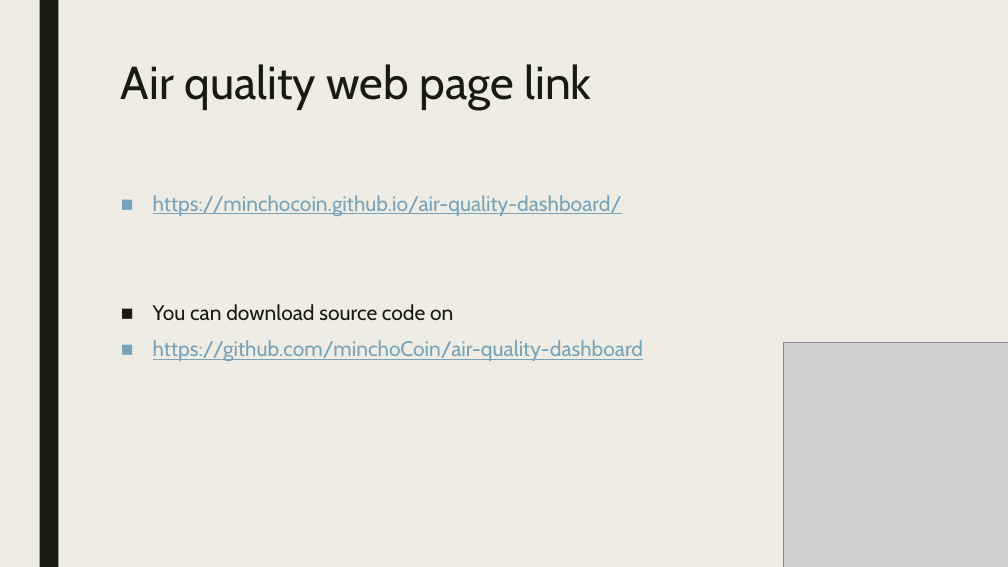
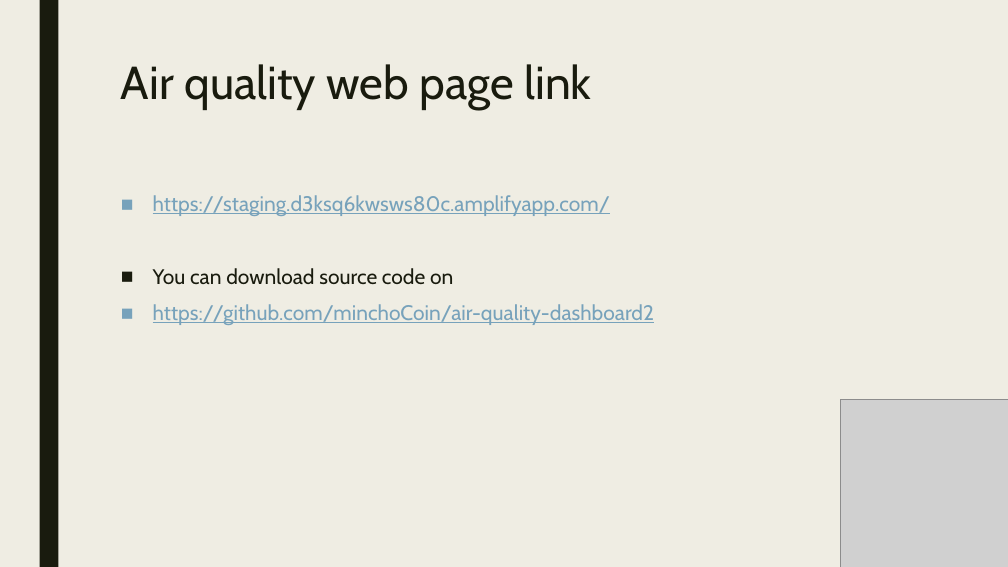
Before and after one commit to minchoCoin/air-quality-dashboard2, a slide deck: slide 3 of presentation.pptx. Drawn at 1008x567 pixels with LibreOffice and Linux fonts; fonts in the diff are those of the drawing; grey boxes stand for pictures. Boxes give left, top, right and bottom in pixels: in the first picture for what was removed or moved away, otherwise in the second. Text is boxed around its words. In the diff, an @@ line names an element or a change of style, - is before the commit and + after.

Commit message:
update link

```diff
--- a/presentation.pptx
+++ b/presentation.pptx
@@ text at <box>153,195,610,216</box>: text changed @@
-■ https://minchocoin.github.io/air-quality-dashboard/
+■ https://staging.d3ksq6kwsws80c.amplifyapp.com/
@@ text at <box>153,304,654,325</box>: text changed @@
-■ https://github.com/minchoCoin/air-quality-dashboard
+■ https://github.com/minchoCoin/air-quality-dashboard2
@@ picture: place and size @@
-picture at <box>784,343,1008,567</box>
+picture at <box>841,399,1008,567</box>
```
Also in this commit, not shown: 1 other file.
